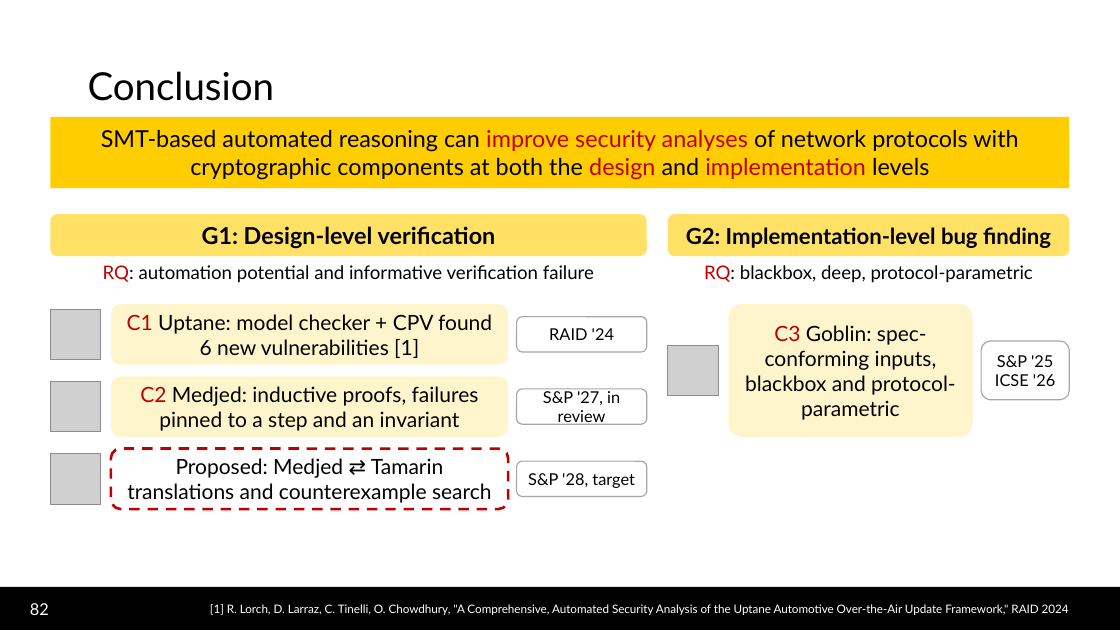
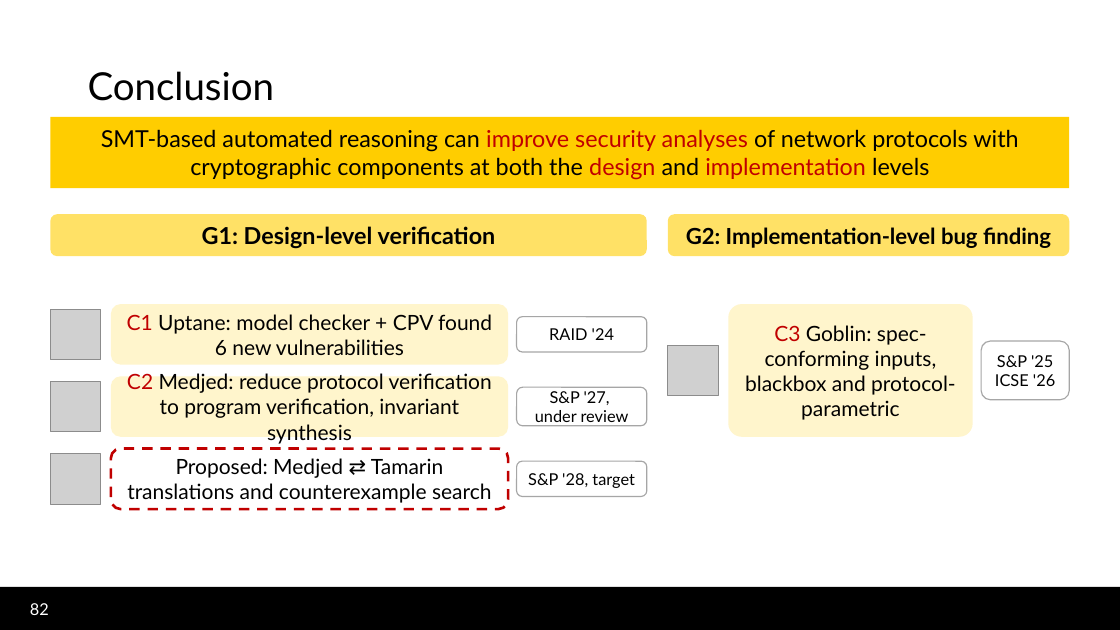
Before and after one commit to lorchrob/thesis_proposal_slides, a slide deck: slide 82 of slides.pptx. Drawn at 1120x630 pixels with LibreOffice and Linux fonts; fonts in the diff are those of the drawing; grey boxes stand for pictures; background and template pictures are left out. Boxes give left, top, right and bottom in pixels: in the first picture for what was removed or moved away, otherwise in the second. Text is boxed around its words. In the diff, an @@ line names an element or a change of style, - is before the commit and + after.

```diff
--- a/slides.pptx
+++ b/slides.pptx
@@ text removed at [103, 265, 594, 283] @@
-RQ: automation potential and informative verification failure
@@ text removed at [704, 265, 1033, 283] @@
-RQ: blackbox, deep, protocol-parametric
@@ text in rounded rectangle at [127, 314, 492, 355]: text changed @@
-C1 Uptane: model checker + CPV found 6 new vulnerabilities [1]
+C1 Uptane: model checker + CPV found 6 new vulnerabilities
@@ text in rounded rectangle at [127, 371, 492, 444]: text changed @@
-C2 Medjed: inductive proofs, failures pinned to a step and an invariant
+C2 Medjed: reduce protocol verification to program verification, invariant synthesis
@@ text in rounded rectangle at [535, 391, 629, 426]: text changed @@
-S&P '27, in review
+S&P '27,
+under review
@@ text removed at [210, 604, 1069, 615] @@
-[1] R. Lorch, D. Larraz, C. Tinelli, O. Chowdhury, "A Comprehensive, Automated Security Analysis of the Uptane Automotive Over-the-Air Update Framework," RAID 2024
```
Also in this commit, not shown: 42 other slides changed.
